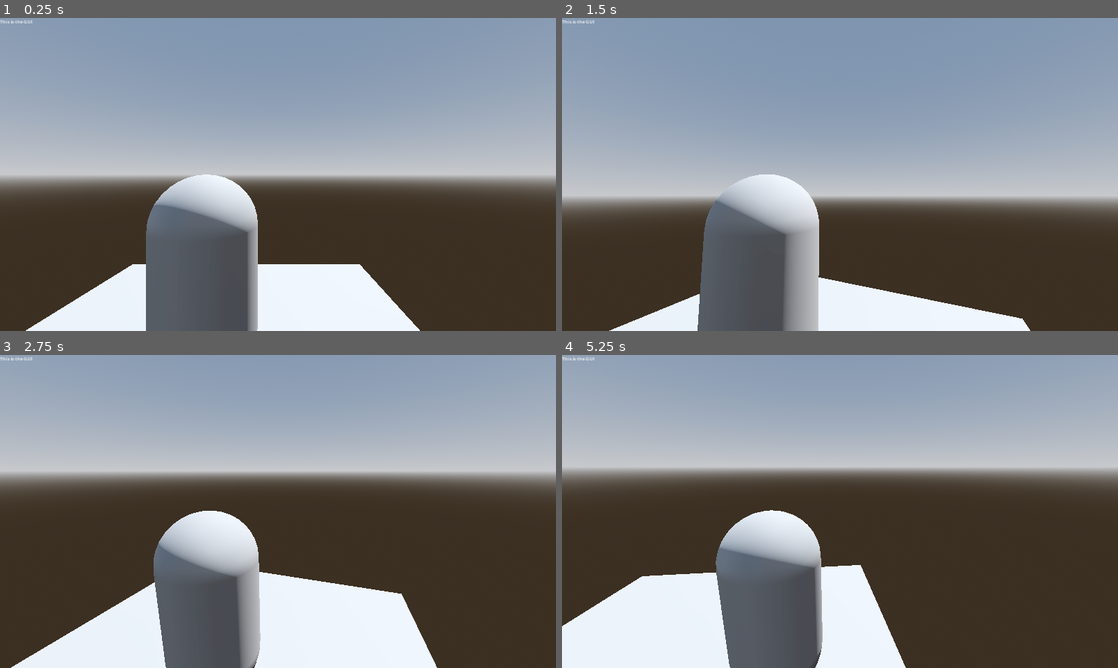
Above: before the commit, frames 1-4 (two rows, left to right).
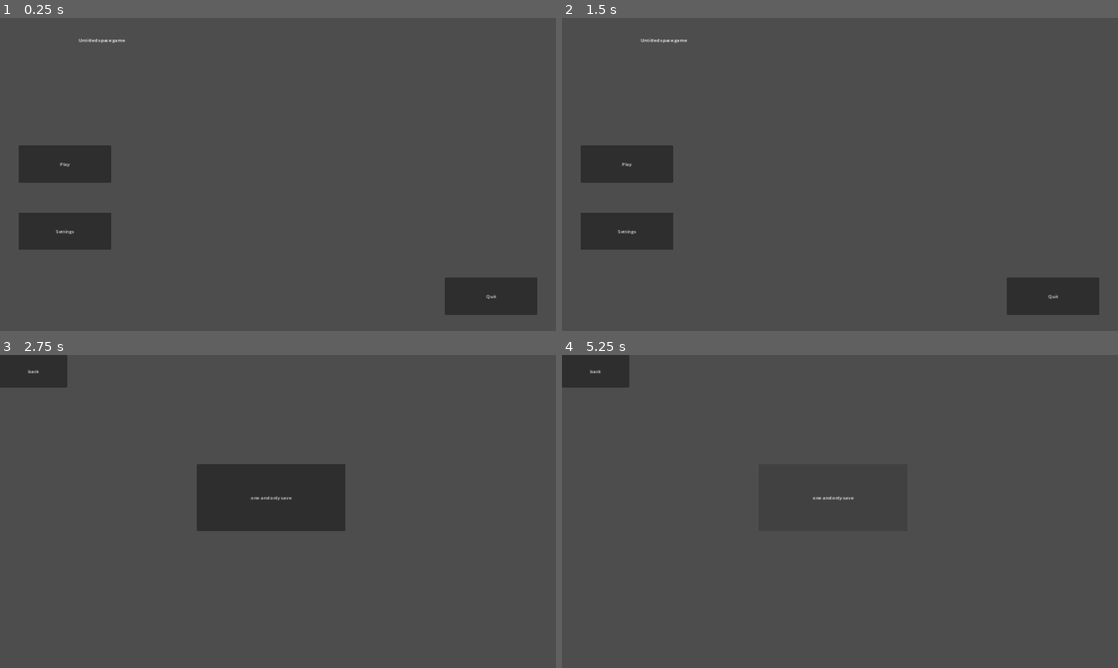
Above: after the commit, the same moments.

Repository: supereason333/untitled-space-game
Game: Godot game, scene res://menus/main/main_menu.tscn
The game is run twice, just before and just after one commit, with the same random seed, the same clock (stepped at 60 frames per second) and the same inputs. Before the commit the project starts from res://scene.tscn.
Inputs (mouse positions are in pixels of both pictures, inside the frame that each line leads up to):
- Up to frame 1 (0.25 s): no input
- Up to frame 2 (1.5 s): click (628, 230) at 0.5 s, where only the run after the commit has a clickable "Settings"; click (584, 33) at 1.25 s, where only the run after the commit has a clickable "back"
- Up to frame 3 (2.75 s): click (66, 502) at 2 s, where only the run after the commit has a clickable "Play"
- Up to frame 4 (5.25 s): click (834, 498) at 2.75 s, where only the run after the commit has a clickable "one and only save"; click (595, 370) at 3.5 s, where only the run after the commit has a clickable "back"; click (628, 502) at 4.25 s, where only the run after the commit has a clickable "Play"; tap Enter (ui_accept) at 5, 5.1 s; move the mouse to (867, 511) at 5.02 s; hold D (plr_right) from 5.03 s (still down)

The runs differ from the first frame. In frame 1, 88% of the frame differs, in the area x 0-100%, y 0-100%; in frame 2, 90%; in frame 3, 91%; in frame 4, 92%.

Commit message:
Player movement and player saving/loading using resources

Diff:
--- a/dev/2nd_system_generation_map.tscn
+++ b/dev/2nd_system_generation_map.tscn
@@ -217,7 +217,6 @@
 offset_right = 1904.0
 offset_bottom = 1056.0
 min_value = 0.1
-max_value = 20.0
 step = 0.1
 value = 1.0
 
--- a/dev/rndtest.tscn
+++ b/dev/rndtest.tscn
@@ -4,18 +4,20 @@
 script/source = "extends Node
 
 var rnd = RandomNumberGenerator.new()
-var result = [0, 0, 0, 0, 0, 0, 0, 0, 0, 0]
+var num1 = 0.0
+var num2 = 10.0
+
 
 # Called when the node enters the scene tree for the first time.
 func _ready():
-	for i in 1000:
-		result[round(rnd.randfn(2, 0.5))] += 1
-	print_debug(result)
+	pass
 
 
 # Called every frame. 'delta' is the elapsed time since the previous frame.
 func _process(delta):
-	pass
+	if num1 != num2:
+		num1 = move_toward(num1, num2, num2/100)
+		print_debug(num1)
 "
 
 [node name="Node" type="Node"]
--- /dev/null
+++ b/global/global_signals.gd
@@ -0,0 +1,3 @@
+extends Node
+
+signal camera_rotated(rot: Vector3)
--- /dev/null
+++ b/main_display/game.tscn
@@ -0,0 +1,39 @@
+[gd_scene load_steps=3 format=3 uid="uid://bnn1nulfwwbu1"]
+
+[ext_resource type="PackedScene" uid="uid://bx8m1r1yfskd3" path="res://system_scenes/enviromental/space_bg.tscn" id="1_40qnp"]
+[ext_resource type="PackedScene" uid="uid://8p5e70braiye" path="res://system_scenes/planet_orbit.tscn" id="2_qjv8c"]
+
+[node name="Game" type="Node2D"]
+
+[node name="Viewports" type="Control" parent="."]
+layout_mode = 3
+anchors_preset = 0
+offset_right = 40.0
+offset_bottom = 40.0
+
+[node name="Background" type="SubViewportContainer" parent="Viewports"]
+layout_mode = 0
+offset_right = 40.0
+offset_bottom = 40.0
+
+[node name="SubViewport" type="SubViewport" parent="Viewports/Background"]
+own_world_3d = true
+handle_input_locally = false
+size = Vector2i(1920, 1080)
+render_target_update_mode = 4
+
+[node name="SpaceBG" parent="Viewports/Background/SubViewport" instance=ExtResource("1_40qnp")]
+
+[node name="Game" type="SubViewportContainer" parent="Viewports"]
+layout_mode = 0
+offset_right = 40.0
+offset_bottom = 40.0
+
+[node name="SubViewport" type="SubViewport" parent="Viewports/Game"]
+own_world_3d = true
+transparent_bg = true
+handle_input_locally = false
+size = Vector2i(1920, 1080)
+render_target_update_mode = 4
+
+[node name="PlanetOrbit" parent="Viewports/Game/SubViewport" instance=ExtResource("2_qjv8c")]
--- /dev/null
+++ b/menus/main/main_menu.gd
@@ -0,0 +1,23 @@
+extends Control
+
+
+# Called when the node enters the scene tree for the first time.
+func _ready():
+	pass # Replace with function body.
+
+
+# Called every frame. 'delta' is the elapsed time since the previous frame.
+func _process(delta):
+	pass
+
+
+func _on_play_button_pressed():
+	get_tree().change_scene_to_file("res://menus/main/saves.tscn")
+
+
+func _on_settings_button_pressed():
+	get_tree().change_scene_to_file("res://menus/main/settings.tscn")
+
+
+func _on_quit_button_pressed():
+	get_tree().quit()
--- /dev/null
+++ b/menus/main/main_menu.tscn
@@ -0,0 +1,53 @@
+[gd_scene load_steps=2 format=3 uid="uid://hfd73wbs3oe0"]
+
+[ext_resource type="Script" path="res://menus/main/main_menu.gd" id="1_4k88n"]
+
+[node name="MainMenu" type="Control"]
+layout_mode = 3
+anchors_preset = 15
+anchor_right = 1.0
+anchor_bottom = 1.0
+grow_horizontal = 2
+grow_vertical = 2
+script = ExtResource("1_4k88n")
+
+[node name="Buttons" type="Control" parent="."]
+anchors_preset = 0
+offset_right = 40.0
+offset_bottom = 40.0
+
+[node name="PlayButton" type="Button" parent="Buttons"]
+layout_mode = 0
+offset_left = 64.0
+offset_top = 440.0
+offset_right = 384.0
+offset_bottom = 568.0
+text = "Play"
+
+[node name="SettingsButton" type="Button" parent="Buttons"]
+layout_mode = 0
+offset_left = 64.0
+offset_top = 672.0
+offset_right = 384.0
+offset_bottom = 800.0
+text = "Settings"
+
+[node name="QuitButton" type="Button" parent="Buttons"]
+layout_mode = 0
+offset_left = 1536.0
+offset_top = 896.0
+offset_right = 1856.0
+offset_bottom = 1024.0
+text = "Quit"
+
+[node name="Label" type="Label" parent="."]
+layout_mode = 0
+offset_left = 272.0
+offset_top = 64.0
+offset_right = 430.0
+offset_bottom = 90.0
+text = "Untitled space game"
+
+[connection signal="pressed" from="Buttons/PlayButton" to="." method="_on_play_button_pressed"]
+[connection signal="pressed" from="Buttons/SettingsButton" to="." method="_on_settings_button_pressed"]
+[connection signal="pressed" from="Buttons/QuitButton" to="." method="_on_quit_button_pressed"]
--- /dev/null
+++ b/menus/main/saves.gd
@@ -0,0 +1,15 @@
+extends Control
+
+
+# Called when the node enters the scene tree for the first time.
+func _ready():
+	pass # Replace with function body.
+
+
+# Called every frame. 'delta' is the elapsed time since the previous frame.
+func _process(delta):
+	pass
+
+
+func _on_back_button_pressed():
+	get_tree().change_scene_to_file("res://menus/main/main_menu.tscn")
--- /dev/null
+++ b/menus/main/saves.tscn
@@ -0,0 +1,28 @@
+[gd_scene load_steps=2 format=3 uid="uid://bssgg73s738b2"]
+
+[ext_resource type="Script" path="res://menus/main/saves.gd" id="1_cy6md"]
+
+[node name="Saves" type="Control"]
+layout_mode = 3
+anchors_preset = 15
+anchor_right = 1.0
+anchor_bottom = 1.0
+grow_horizontal = 2
+grow_vertical = 2
+script = ExtResource("1_cy6md")
+
+[node name="Button" type="Button" parent="."]
+layout_mode = 0
+offset_left = 680.0
+offset_top = 376.0
+offset_right = 1192.0
+offset_bottom = 608.0
+text = "one and only save"
+
+[node name="BackButton" type="Button" parent="."]
+layout_mode = 0
+offset_right = 232.0
+offset_bottom = 112.0
+text = "back"
+
+[connection signal="pressed" from="BackButton" to="." method="_on_back_button_pressed"]
--- /dev/null
+++ b/menus/main/settings.gd
@@ -0,0 +1,15 @@
+extends Control
+
+
+# Called when the node enters the scene tree for the first time.
+func _ready():
+	pass # Replace with function body.
+
+
+# Called every frame. 'delta' is the elapsed time since the previous frame.
+func _process(delta):
+	pass
+
+
+func _on_back_button_pressed():
+	get_tree().change_scene_to_file("res://menus/main/main_menu.tscn")
--- /dev/null
+++ b/menus/main/settings.tscn
@@ -0,0 +1,20 @@
+[gd_scene load_steps=2 format=3 uid="uid://cdr1yie437f0x"]
+
+[ext_resource type="Script" path="res://menus/main/settings.gd" id="1_sishg"]
+
+[node name="Settings" type="Control"]
+layout_mode = 3
+anchors_preset = 15
+anchor_right = 1.0
+anchor_bottom = 1.0
+grow_horizontal = 2
+grow_vertical = 2
+script = ExtResource("1_sishg")
+
+[node name="BackButton" type="Button" parent="."]
+layout_mode = 0
+offset_right = 144.0
+offset_bottom = 112.0
+text = "back"
+
+[connection signal="pressed" from="BackButton" to="." method="_on_back_button_pressed"]
--- a/player/player.tscn
+++ b/player/player.tscn
@@ -35,7 +35,7 @@
 
 "
 
-[node name="CharacterBody3D" type="CharacterBody3D"]
+[node name="Player" type="CharacterBody3D" groups=["player"]]
 script = ExtResource("1_uu34u")
 
 [node name="MeshInstance3D" type="MeshInstance3D" parent="."]
@@ -65,3 +65,5 @@
 [node name="Center" type="Marker2D" parent="GUI"]
 position = Vector2(960, 540)
 gizmo_extents = 181.2
+
+[node name="LightSource" type="OmniLight3D" parent="."]
--- /dev/null
+++ b/player/player_fighter.gd
@@ -0,0 +1,69 @@
+extends RigidBody3D
+
+var pitch := 0.0
+var roll := 0.0
+var yaw := 0.0
+
+var roll_agility := 0.5
+var agility := 2.0
+
+var max_speed := 10.0
+var acceleration := 1.0
+var speed := 0.0
+
+func _ready():
+	Input.set_mouse_mode(Input.MOUSE_MODE_CAPTURED)
+
+func _process(delta):
+	if Input.is_action_just_pressed("ui_cancel"):
+		Input.set_mouse_mode(Input.MOUSE_MODE_VISIBLE)
+		SaverLoader.save_game_player()
+
+	if Input.is_action_just_pressed("ui_accept"):
+		SaverLoader.load_game_player()
+
+func _physics_process(delta):
+	roll = Input.get_axis("fighter_roll_right", "fighter_roll_left")
+
+	if Input.is_action_pressed("fighter_accelerate"):
+		speed = clamp(speed + acceleration, 0, max_speed)
+	elif Input.is_action_pressed("fighter_deacelerate"):
+		speed = clamp(speed - acceleration, 0, max_speed)
+
+	apply_force(transform.basis.z * -speed)		# moves the ship
+
+	apply_torque(transform.basis.z * roll * roll_agility)
+	apply_torque(transform.basis.y * pitch)
+	apply_torque(transform.basis.x * yaw)
+
+	GlobalSignals.emit_signal("camera_rotated", rotation)	# rotates camera in bg scene
+	pitch = 0
+	yaw = 0
+
+func _unhandled_input(event):
+	if event is InputEventMouseMotion:
+		if Input.get_mouse_mode() == Input.MOUSE_MODE_CAPTURED:
+			pitch = clamp(event.relative.x * -0.1, -agility, agility)
+			yaw = clamp(event.relative.y * -0.1, -agility, agility)
+
+func on_player_save(data:Array[SavedPlayer]):
+	var saved_player = SavedPlayer.new()
+	var pos = GlobalPos.new()
+	pos.system_id = 0
+	pos.planet_id = 0
+	pos.location_on_planet = 0
+	pos.scene_pos = position
+	pos.scene_rotation = rotation
+
+	saved_player.pos = pos
+	data.append(saved_player)
+
+func on_player_load(data:SavedPlayer):
+	linear_velocity = Vector3.ZERO
+	angular_velocity = Vector3.ZERO
+	speed = 0
+	pitch = 0
+	yaw = 0
+
+	position = data.pos.scene_pos
+	rotation = data.pos.scene_rotation
--- /dev/null
+++ b/player/player_fighter.tscn
@@ -0,0 +1,27 @@
+[gd_scene load_steps=5 format=3 uid="uid://dxw5oot32ruc2"]
+
+[ext_resource type="Script" path="res://player/player_fighter.gd" id="1_pjm5k"]
+[ext_resource type="PackedScene" uid="uid://c6i4ycj63xxdd" path="res://player/ship_gui.tscn" id="2_c6lfx"]
+
+[sub_resource type="BoxShape3D" id="BoxShape3D_pj2ue"]
+size = Vector3(1, 1, 2)
+
+[sub_resource type="BoxMesh" id="BoxMesh_x61hm"]
+size = Vector3(1, 1, 1.98)
+
+[node name="RigidBody3D" type="RigidBody3D" groups=["player"]]
+gravity_scale = 2.66454e-15
+linear_damp = 2.0
+angular_damp = 2.0
+script = ExtResource("1_pjm5k")
+
+[node name="Ship" type="CollisionShape3D" parent="."]
+shape = SubResource("BoxShape3D_pj2ue")
+
+[node name="Camera3D" type="Camera3D" parent="."]
+transform = Transform3D(1, 0, 0, 0, 1, 0, 0, 0, 1, 0, 1.15443, 2.07098)
+
+[node name="MeshInstance3D" type="MeshInstance3D" parent="."]
+mesh = SubResource("BoxMesh_x61hm")
+
+[node name="ship_gui" parent="." instance=ExtResource("2_c6lfx")]
--- /dev/null
+++ b/player/ship_gui.gd
@@ -0,0 +1,11 @@
+extends CanvasLayer
+
+
+# Called when the node enters the scene tree for the first time.
+func _ready():
+	pass # Replace with function body.
+
+
+# Called every frame. 'delta' is the elapsed time since the previous frame.
+func _process(delta):
+	pass
--- /dev/null
+++ b/player/ship_gui.tscn
@@ -0,0 +1,11 @@
+[gd_scene load_steps=2 format=3 uid="uid://c6i4ycj63xxdd"]
+
+[ext_resource type="Script" path="res://player/ship_gui.gd" id="1_1rtex"]
+
+[node name="ship_gui" type="CanvasLayer"]
+script = ExtResource("1_1rtex")
+
+[node name="Label" type="Label" parent="."]
+offset_right = 40.0
+offset_bottom = 23.0
+text = "This is the ship gui"
--- a/project.godot
+++ b/project.godot
@@ -11,7 +11,7 @@
 [application]
 
 config/name="Untitled Space Game"
-run/main_scene="res://scene.tscn"
+run/main_scene="res://menus/main/main_menu.tscn"
 config/features=PackedStringArray("4.1", "Mobile")
 config/icon="res://icon.svg"
 
@@ -19,6 +19,13 @@
 
 GlobalUtils="*res://global/global_utils.gd"
 GeneratedIDs="*res://world_generation/generate_ids.gd"
+GlobalSignals="*res://global/global_signals.gd"
+SaverLoader="*res://saver_loader/saver_loader.gd"
+
+[debug]
+
+settings/stdout/print_fps=true
+settings/stdout/print_gpu_profile=true
 
 [display]
 
@@ -72,7 +79,32 @@
 "events": [Object(InputEventMouseButton,"resource_local_to_scene":false,"resource_name":"","device":-1,"window_id":0,"a …(253 unchanged characters)…
 ]
 }
+fighter_accelerate={
+"deadzone": 0.5,
+"events": [Object(InputEventKey,"resource_local_to_scene":false,"resource_name":"","device":-1,"window_id":0,"alt_pressed":false,"shift_pressed":false,"ctrl_pressed":false,"meta_pressed":false,"pressed":false,"keycode":0,"physical_keycode":87,"key_label":0,"unicode":119,"echo":false,"script":null)
+]
+}
+fighter_deacelerate={
+"deadzone": 0.5,
+"events": [Object(InputEventKey,"resource_local_to_scene":false,"resource_name":"","device":-1,"window_id":0,"alt_pressed":false,"shift_pressed":false,"ctrl_pressed":false,"meta_pressed":false,"pressed":false,"keycode":0,"physical_keycode":83,"key_label":0,"unicode":115,"echo":false,"script":null)
+]
+}
+fighter_roll_left={
+"deadzone": 0.5,
+"events": [Object(InputEventKey,"resource_local_to_scene":false,"resource_name":"","device":-1,"window_id":0,"alt_pressed":false,"shift_pressed":false,"ctrl_pressed":false,"meta_pressed":false,"pressed":false,"keycode":0,"physical_keycode":65,"key_label":0,"unicode":97,"echo":false,"script":null)
+]
+}
+fighter_roll_right={
+"deadzone": 0.5,
+"events": [Object(InputEventKey,"resource_local_to_scene":false,"resource_name":"","device":-1,"window_id":0,"alt_pressed":false,"shift_pressed":false,"ctrl_pressed":false,"meta_pressed":false,"pressed":false,"keycode":0,"physical_keycode":68,"key_label":0,"unicode":100,"echo":false,"script":null)
+]
+}
+
+[physics]
+
+3d/run_on_separate_thread=true
 
 [rendering]
 
+anti_aliasing/quality/msaa_2d=1
 anti_aliasing/quality/msaa_3d=1
--- /dev/null
+++ b/saver_loader/resources/global_pos.gd
@@ -0,0 +1,9 @@
+class_name GlobalPos
+extends Resource
+
+@export var system_id:int
+@export var planet_id:int
+@export var location_on_planet:int
+
+@export var scene_pos:Vector3
+@export var scene_rotation:Vector3
--- /dev/null
+++ b/saver_loader/resources/saved_player.gd
@@ -0,0 +1,4 @@
+class_name SavedPlayer
+extends Resource
+
+@export var pos:GlobalPos
--- /dev/null
+++ b/saver_loader/saver_loader.gd
@@ -0,0 +1,24 @@
+extends Node
+
+var save_path := "res://saver_loader/saves/player.tres"
+
+func save_game_player():
+	var saved_player = SavedPlayer.new()
+
+	var data:Array[SavedPlayer]
+	get_tree().call_group("player", "on_player_save", data)
+
+	saved_player = data[0]
+	ResourceSaver.save(saved_player, save_path)
+
+func load_game_player():
+	if !FileAccess.file_exists(save_path):
+		print_debug("Tried to load with no player save")
+		return
+
+	var saved_player = ResourceLoader.load(save_path)
+
+	get_tree().call_group("player", "on_player_load", saved_player)
+
+func save_game_world():
+	pass
--- /dev/null
+++ b/saver_loader/saves/player.tres
@@ -0,0 +1,16 @@
+[gd_resource type="Resource" script_class="SavedPlayer" load_steps=4 format=3 uid="uid://den8or7c3jmyl"]
+
+[ext_resource type="Script" path="res://saver_loader/resources/global_pos.gd" id="1_fpv8p"]
+[ext_resource type="Script" path="res://saver_loader/resources/saved_player.gd" id="2_jod7s"]
+
+[sub_resource type="Resource" id="Resource_tv3i8"]
+script = ExtResource("1_fpv8p")
+system_id = 0
+planet_id = 0
+location_on_planet = 0
+scene_pos = Vector3(0.326781, 3.85691, -0.386214)
+scene_rotation = Vector3(-0.555607, 0.39113, -0.129412)
+
+[resource]
+script = ExtResource("2_jod7s")
+pos = SubResource("Resource_tv3i8")
--- a/scene.tscn
+++ /dev/null
@@ -1,42 +0,0 @@
-[gd_scene load_steps=7 format=3 uid="uid://prsb6oexwm7j"]
-
-[ext_resource type="PackedScene" uid="uid://d34hxdd02ycw2" path="res://player/player.tscn" id="1_t5ogj"]
-
-[sub_resource type="ProceduralSkyMaterial" id="ProceduralSkyMaterial_dy7gp"]
-sky_horizon_color = Color(0.64625, 0.65575, 0.67075, 1)
-ground_horizon_color = Color(0.64625, 0.65575, 0.67075, 1)
-
-[sub_resource type="Sky" id="Sky_ipeg8"]
-sky_material = SubResource("ProceduralSkyMaterial_dy7gp")
-
-[sub_resource type="Environment" id="Environment_hwguu"]
-background_mode = 2
-sky = SubResource("Sky_ipeg8")
-tonemap_mode = 2
-glow_enabled = true
-
-[sub_resource type="BoxMesh" id="BoxMesh_7krmv"]
-size = Vector3(5, 0.1, 5)
-
-[sub_resource type="ConcavePolygonShape3D" id="ConcavePolygonShape3D_lkrne"]
-data = PackedVector3Array(-2.5, 0.05, 2.5, 2.5, 0.05, 2.5, -2.5, -0.05, 2.5, 2.5, 0.05, 2.5, 2.5, -0.05, 2.5, -2.5, -0.05, 2.5, 2.5, 0.05, -2.5, -2.5, 0.05, -2.5, 2.5, -0.05, -2.5, -2.5, 0.05, -2.5, -2.5, -0.05, -2.5, 2.5, -0.05, -2.5, 2.5, 0.05, 2.5, 2.5, 0.05, -2.5, 2.5, -0.05, 2.5, 2.5, 0.05, -2.5, 2.5, -0.05, -2.5, 2.5, -0.05, 2.5, -2.5, 0.05, -2.5, -2.5, 0.05, 2.5, -2.5, -0.05, -2.5, -2.5, 0.05, 2.5, -2.5, -0.05, 2.5, -2.5, -0.05, -2.5, 2.5, 0.05, 2.5, -2.5, 0.05, 2.5, 2.5, 0.05, -2.5, -2.5, 0.05, 2.5, -2.5, 0.05, -2.5, 2.5, 0.05, -2.5, -2.5, -0.05, 2.5, 2.5, -0.05, 2.5, -2.5, -0.05, -2.5, 2.5, -0.05, 2.5, 2.5, -0.05, -2.5, -2.5, -0.05, -2.5)
-
-[node name="TestWorld" type="Node3D"]
-
-[node name="WorldEnvironment" type="WorldEnvironment" parent="."]
-environment = SubResource("Environment_hwguu")
-
-[node name="DirectionalLight3D" type="DirectionalLight3D" parent="."]
-transform = Transform3D(-0.866023, -0.433016, 0.250001, 0, 0.499998, 0.866027, -0.500003, 0.749999, -0.43301, 0, 0, 0)
-shadow_enabled = true
-
-[node name="MeshInstance3D" type="MeshInstance3D" parent="."]
-mesh = SubResource("BoxMesh_7krmv")
-
-[node name="StaticBody3D" type="StaticBody3D" parent="MeshInstance3D"]
-
-[node name="CollisionShape3D" type="CollisionShape3D" parent="MeshInstance3D/StaticBody3D"]
-shape = SubResource("ConcavePolygonShape3D_lkrne")
-
-[node name="CharacterBody3D" parent="." instance=ExtResource("1_t5ogj")]
-transform = Transform3D(1, 0, 0, 0, 1, 0, 0, 0, 1, 0, 1.14161, 0)
--- /dev/null
+++ b/system_scenes/enviromental/space_bg.gd
@@ -0,0 +1,15 @@
+extends Node3D
+
+var star_visual = preload("res://system_scenes/visual/star_visual.tscn")
+
+# Called when the node enters the scene tree for the first time.
+func _ready():
+	pass
+
+
+func place_star():
+	pass
+
+
+func place_planet():
+	pass
--- /dev/null
+++ b/system_scenes/enviromental/space_bg.tscn
@@ -0,0 +1,27 @@
+[gd_scene load_steps=5 format=3 uid="uid://bx8m1r1yfskd3"]
+
+[ext_resource type="PackedScene" uid="uid://w7syeat2uu48" path="res://system_scenes/enviromental/world_environment.tscn" id="1_fpdw1"]
+[ext_resource type="Script" path="res://system_scenes/enviromental/space_bg.gd" id="1_qv22r"]
+[ext_resource type="PackedScene" uid="uid://b0kbuqgn1fmg8" path="res://system_scenes/enviromental/sun_light.tscn" id="2_idakl"]
+
+[sub_resource type="GDScript" id="GDScript_nb4xh"]
+script/source = "extends Camera3D
+
+# Called when the node enters the scene tree for the first time.
+func _ready():
+	GlobalSignals.connect(\"camera_rotated\", camera_rot)
+
+
+func camera_rot(rot: Vector3):
+	rotation = rot
+"
+
+[node name="SpaceBG" type="Node3D"]
+script = ExtResource("1_qv22r")
+
+[node name="WorldEnvironment" parent="." instance=ExtResource("1_fpdw1")]
+
+[node name="SunLight" parent="." instance=ExtResource("2_idakl")]
+
+[node name="Camera3D" type="Camera3D" parent="."]
+script = SubResource("GDScript_nb4xh")
--- /dev/null
+++ b/system_scenes/enviromental/sun_light.tscn
@@ -0,0 +1,3 @@
+[gd_scene format=3 uid="uid://b0kbuqgn1fmg8"]
+
+[node name="SunLight" type="DirectionalLight3D"]
--- /dev/null
+++ b/system_scenes/enviromental/world_environment.tscn
@@ -0,0 +1,19 @@
+[gd_scene load_steps=6 format=3 uid="uid://w7syeat2uu48"]
+
+[ext_resource type="Texture2D" uid="uid://bousres65o8n2" path="res://resources/bg_pictures/DSC_5098.jpeg" id="1_ef63f"]
+
+[sub_resource type="PanoramaSkyMaterial" id="PanoramaSkyMaterial_cwaqb"]
+panorama = ExtResource("1_ef63f")
+
+[sub_resource type="Sky" id="Sky_abxgh"]
+sky_material = SubResource("PanoramaSkyMaterial_cwaqb")
+
+[sub_resource type="Environment" id="Environment_c1l6k"]
+background_mode = 2
+sky = SubResource("Sky_abxgh")
+
+[sub_resource type="CameraAttributesPractical" id="CameraAttributesPractical_38w3d"]
+
+[node name="WorldEnvironment" type="WorldEnvironment"]
+environment = SubResource("Environment_c1l6k")
+camera_attributes = SubResource("CameraAttributesPractical_38w3d")
--- /dev/null
+++ b/system_scenes/planet_orbit.tscn
@@ -0,0 +1,26 @@
+[gd_scene load_steps=5 format=3 uid="uid://8p5e70braiye"]
+
+[ext_resource type="PackedScene" uid="uid://b0kbuqgn1fmg8" path="res://system_scenes/enviromental/sun_light.tscn" id="1_b66ax"]
+[ext_resource type="PackedScene" uid="uid://dxw5oot32ruc2" path="res://player/player_fighter.tscn" id="2_4wicy"]
+
+[sub_resource type="BoxMesh" id="BoxMesh_hjcar"]
+size = Vector3(10, 0.01, 10)
+
+[sub_resource type="BoxShape3D" id="BoxShape3D_gks3n"]
+size = Vector3(10, 0.1, 10)
+
+[node name="PlanetOrbit" type="Node3D"]
+
+[node name="SunLight" parent="." instance=ExtResource("1_b66ax")]
+transform = Transform3D(1, 0, 0, 0, 0.92647, 0.37637, 0, -0.37637, 0.92647, 0, 0, 0)
+
+[node name="MeshInstance3D" type="MeshInstance3D" parent="."]
+mesh = SubResource("BoxMesh_hjcar")
+
+[node name="StaticBody3D" type="StaticBody3D" parent="MeshInstance3D"]
+
+[node name="CollisionShape3D" type="CollisionShape3D" parent="MeshInstance3D/StaticBody3D"]
+shape = SubResource("BoxShape3D_gks3n")
+
+[node name="PlayerFighter" parent="." instance=ExtResource("2_4wicy")]
+transform = Transform3D(1, 0, 0, 0, 1, 0, 0, 0, 1, 0.326781, 3.85691, -0.386214)
--- /dev/null
+++ b/system_scenes/visual/planet_visual.tscn
@@ -0,0 +1,8 @@
+[gd_scene load_steps=2 format=3 uid="uid://ejxh0uv3wxl2"]
+
+[sub_resource type="SphereMesh" id="SphereMesh_87f43"]
+
+[node name="PlanetVisual" type="Node3D"]
+
+[node name="MeshInstance3D" type="MeshInstance3D" parent="."]
+mesh = SubResource("SphereMesh_87f43")
--- /dev/null
+++ b/system_scenes/visual/star_visual.tscn
@@ -0,0 +1,3 @@
+[gd_scene format=3 uid="uid://c1tpil5hvk8d2"]
+
+[node name="StarVisual" type="Node3D"]
--- a/world_generation/generator_root.gd
+++ b/world_generation/generator_root.gd
@@ -5,9 +5,7 @@
 	#generate_system(0)
 	#for i in 10:
 	#	generate_system(i)
-	lag()
 	pass
-
 
 """
 Distances:
@@ -26,6 +24,7 @@
 volume:
 	all: m^3
 """
+
 								# ["Rocky", "Gas giant", "Gas dwarf", "Ice giant"]
 const PLANET_TYPE_RADIUS_RANGE = [[5000, 10000], [20000, 80000], [10000, 20000], [25000, 50000]]		# so [3][0] would get Ice giant min size
 const PLANET_TYPE_DENSITY = [5500, 1200, 2000, 2500]	# ice giant density is a guess
@@ -171,7 +170,3 @@
 			input[a] -= 1
 			input[b] += 1
 	return input
-
-func lag():
-	for i in 1000000:
-		var among_us = tan(cos(i)) ** 0.32
--- /dev/null
+++ b/world_generation/global_pos.gd
@@ -0,0 +1,11 @@
+extends Node
+
+
+# Called when the node enters the scene tree for the first time.
+func _ready():
+	pass # Replace with function body.
+
+
+# Called every frame. 'delta' is the elapsed time since the previous frame.
+func _process(delta):
+	pass
Binary file added: resources/bg_pictures/DSC_5098.jpeg
Not shown, added: resources/bg_pictures/DSC_5098.jpeg.import
